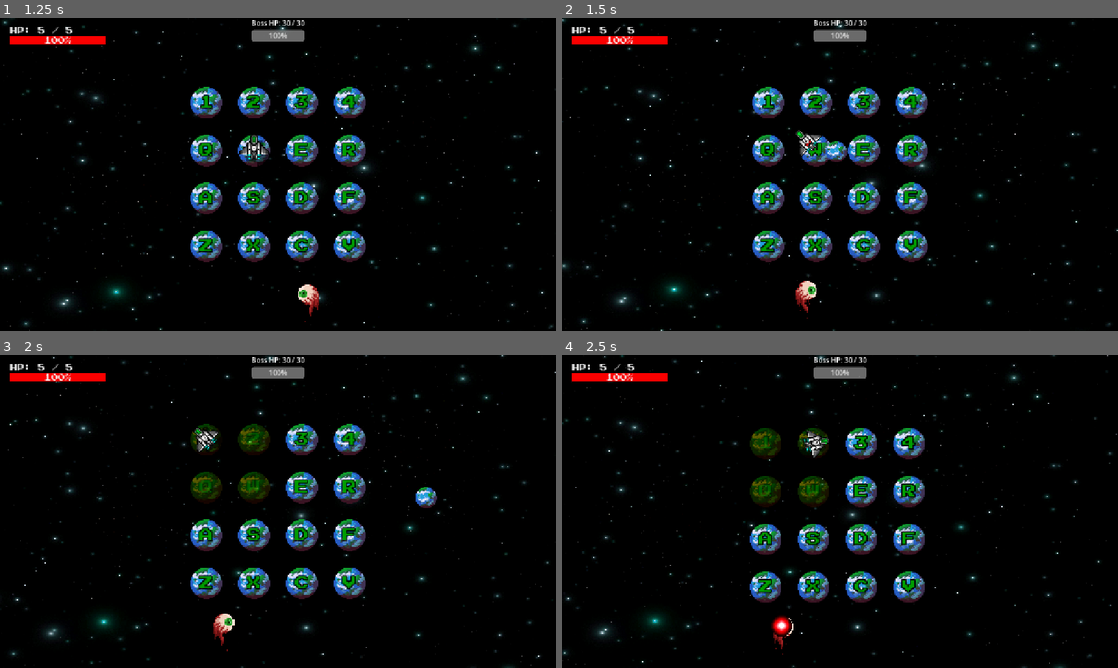
Above: before the commit, frames 1-4 (two rows, left to right).
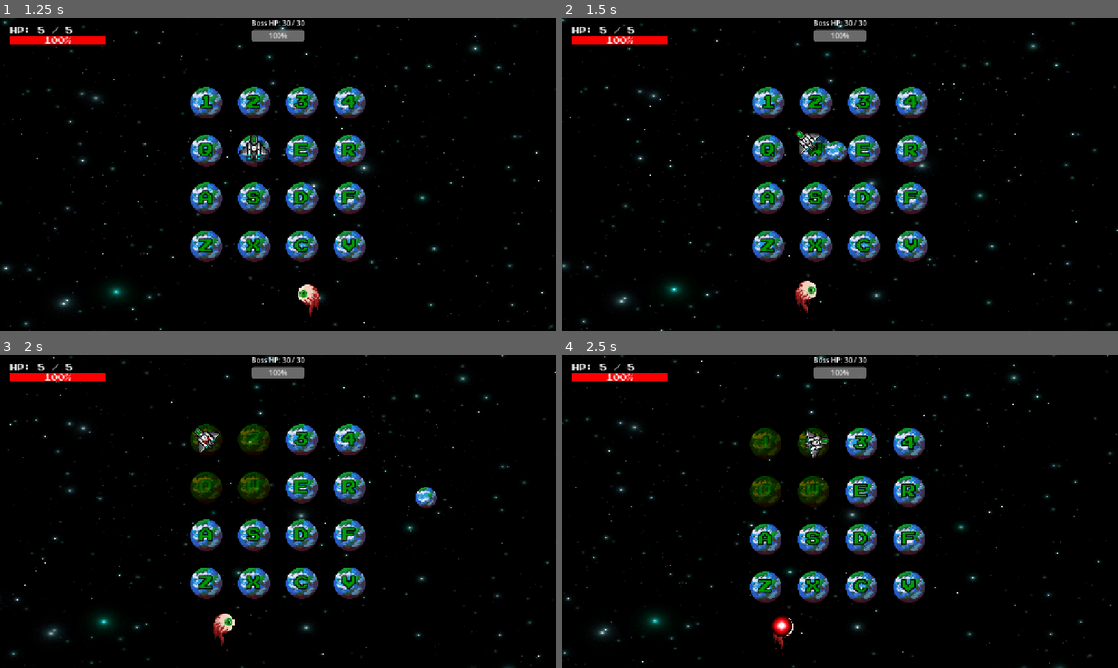
Above: after the commit, the same moments.

Repository: jcote04/CS780Game
Game: Godot game, scene res://scenes/main/main_menu.tscn
Same seed, same stepped clock (60 frames per second), same inputs: the game is played once before the commit and once after it.
Inputs (mouse positions are in pixels of both pictures, inside the frame that each line leads up to):
- Up to frame 1 (1.25 s): click "Start" at 0.5 s
- Up to frame 2 (1.5 s): tap Enter at 1.25 s; move the mouse to (962, 158) at 1.27 s; hold D from 1.28 s (still down); tap 1 at 1.35 s; click (962, 158) at 1.42 s
- Up to frame 3 (2 s): keep holding D
- Up to frame 4 (2.5 s): move the mouse to (728, 527) at 2.02 s; release D at 2.03 s; hold S from 2.03 s (still down); tap 2 at 2.1 s

Frame 1 is identical in both runs. In frame 2, 0.2% of the frame differs, in the area x 42-48%, y 36-45%; in frame 3, 0.1%; in frame 4, less than 0.1%.

Commit message:
heal grid

Diff:
--- a/scripts/enemies/Boss/boss.gd
+++ b/scripts/enemies/Boss/boss.gd
@@ -173,13 +173,16 @@
 				else:
 					start_charge_warning()
 
-				# Try grid attack once
-				if !quadrant_disabled and randf() < 0.5:
+				if !quadrant_disabled:
 					quadrant_disabled = true
-					start_disable_grid_warning()
-
+					if randf() < 0.5:
+						#grid_node.heal_random_cell()
+						start_disable_grid_warning()
+					else:
+						grid_node.heal_random_cell()
 					await get_tree().create_timer(10, false, false, true).timeout
 					quadrant_disabled = false
+
 
 		"warn":
 			timer -= delta
--- a/scripts/grid.gd
+++ b/scripts/grid.gd
@@ -24,6 +24,7 @@
 
 var cells := []
 var disabled_cells := {}
+var heal_cell := {}
 var font = load("res://assets/fonts/press_start.ttf")
 
 func _ready():
@@ -76,3 +77,29 @@
 		if cells[i]:
 			cells[i].modulate = Color(1, 1, 1)
 			disabled_cells.erase(i)
+
+func heal_random_cell():
+	var available := []
+
+	# Collect cells that are NOT disabled
+	for i in range(cells.size()):
+		if not disabled_cells.has(i):
+			available.append(i)
+
+	if available.is_empty():
+		return
+
+	var chosen = available[randi() % available.size()]
+
+	# Visual feedback (green flash)
+	cells[chosen].modulate = Color(0, 1, 0)
+
+	# Store it temporarily
+	heal_cell[chosen] = "heal"
+
+	await get_tree().create_timer(5).timeout
+
+	# Reset
+	if cells[chosen]:
+		cells[chosen].modulate = Color(1, 1, 1)
+		heal_cell.erase(chosen)
--- a/scripts/player/player.gd
+++ b/scripts/player/player.gd
@@ -117,10 +117,12 @@
 		velocity = direction * move_speed
 		move_and_slide()
 
-		if global_position.distance_to(target_position) < 5:
-			global_position = target_position
-			velocity = Vector2.ZERO
-			moving = false
+	if global_position.distance_to(target_position) < 5:
+		global_position = target_position
+		velocity = Vector2.ZERO
+		moving = false
+
+		on_player_step(current_index)
 	else:
 		anim.play("idle")
 		shadow.visible = true
@@ -206,3 +208,14 @@
 func _on_hurtbox_body_entered(body: Node):
 	if body.is_in_group("enemy"):
 		take_damage(1)
+
+func on_player_step(cell_index: int):
+	if grid_.heal_cell.has(cell_index):
+		var effect = grid_.heal_cell[cell_index]
+
+		if effect == "heal":
+			heal(1)
+
+			# Reset the tile visually + remove effect
+			grid_.cells[cell_index].modulate = Color(1, 1, 1)
+			grid_.disabled_cells.erase(cell_index)
